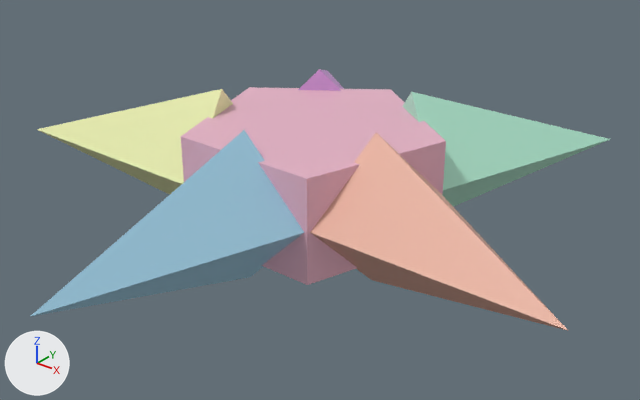
Two versions of the glTF model public/studio/v2.15.0/d_star/model.glb, one commit apart.
Rendered twice from a camera (50 mm lens) standing at (1.96, -2.42, 1.39) and looking at (0.09, -0.08, -0.06). The lights are fixed; the arrows at lower left show +X, +Y and +Z. The older version comes first. Where no turn or scale is listed for an object, it has been applied to the vertices.

Names of what the first picture shows: 'part0', 'part1', 'part2', 'part3', 'part4', 'part5'.
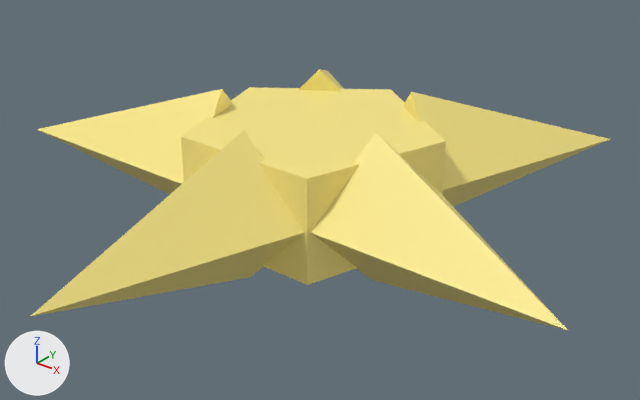
Pixel boxes [x1, y1, x2, y2] of what changed, in the pictures (640 x 400 px):
part 1 of me_geometry_0, recoloured (pink to yellow)
    both: [181, 87, 446, 285]
part 2 of me_geometry_1, recoloured (blue to yellow)
    both: [30, 130, 304, 317]
part 3 of me_geometry_2, recoloured (beige to yellow)
    both: [37, 89, 233, 194]
part 4 of me_geometry_3, recoloured (purple to yellow)
    both: [298, 69, 344, 91]
part 5 of me_geometry_4, recoloured (green to yellow)
    both: [403, 92, 610, 207]
part 6 of me_geometry_5, recoloured (beige to yellow)
    both: [310, 132, 567, 330]

What changed in the scene script:
```text
Change me_geometry_0:
    where me_geometry_0.from_pydata(...)  # 12 vertices, 20 faces; spans x -0.476..0.476, y -0.405..0.5, z -0.2..0.2
    used by ob_part0; location = (0.0, 0.0, 0.0)
    me_geometry_0 part 1: 20 faces centred in x -0.415..0.415, y -0.405..0.385, z -0.2..0.2 are repainted in the vertex colours; the middle colour goes from pink #e7b4c7 to yellow #fcea88
Change me_geometry_1:
    where me_geometry_1.from_pydata(...)  # 6 vertices, 8 faces; spans x -0.29..0.29, y -1.28..-0.38, z -0.29..0.29
    used by ob_part1; location = (0.0, 0.0, 0.0)
    me_geometry_1 part 2: 8 faces centred in x -0.097..0.097, y -0.68..-0.38, z -0.097..0.097 are repainted in the vertex colours; the middle colour goes from blue #a0cfe6 to yellow #fcea88
Change me_geometry_2:
    where me_geometry_2.from_pydata(...)  # 6 vertices, 8 faces; spans x -1.217..-0.272, y -0.396..0.158, z -0.29..0.29
    used by ob_part2; location = (0.0, 0.0, 0.0)
    me_geometry_2 part 3: 8 faces centred in x -0.677..-0.332, y -0.302..-0.025, z -0.097..0.097 are repainted in the vertex colours; the middle colour goes from beige #e7ecad to yellow #fcea88
Change me_geometry_3:
    where me_geometry_3.from_pydata(...)  # 6 vertices, 8 faces; spans x -0.752..0.011, y 0.137..1.036, z -0.29..0.29
    used by ob_part3; location = (0.0, 0.0, 0.0)
    me_geometry_3 part 4: 8 faces centred in x -0.478..-0.145, y 0.251..0.607, z -0.097..0.097 are repainted in the vertex colours; the middle colour goes from purple #d7a3e3 to yellow #fcea88
Change me_geometry_4:
    where me_geometry_4.from_pydata(...)  # 6 vertices, 8 faces; spans x -0.011..0.752, y 0.137..1.036, z -0.29..0.29
    used by ob_part4; location = (0.0, 0.0, 0.0)
    me_geometry_4 part 5: 8 faces centred in x 0.145..0.478, y 0.251..0.607, z -0.097..0.097 are repainted in the vertex colours; the middle colour goes from green #b1e9d0 to yellow #fcea88
Change me_geometry_5:
    where me_geometry_5.from_pydata(...)  # 6 vertices, 8 faces; spans x 0.272..1.217, y -0.396..0.158, z -0.29..0.29
    used by ob_part5; location = (0.0, 0.0, 0.0)
    me_geometry_5 part 6: 8 faces centred in x 0.332..0.677, y -0.302..-0.025, z -0.097..0.097 are repainted in the vertex colours; the middle colour goes from beige #e8af9b to yellow #fcea88
```
